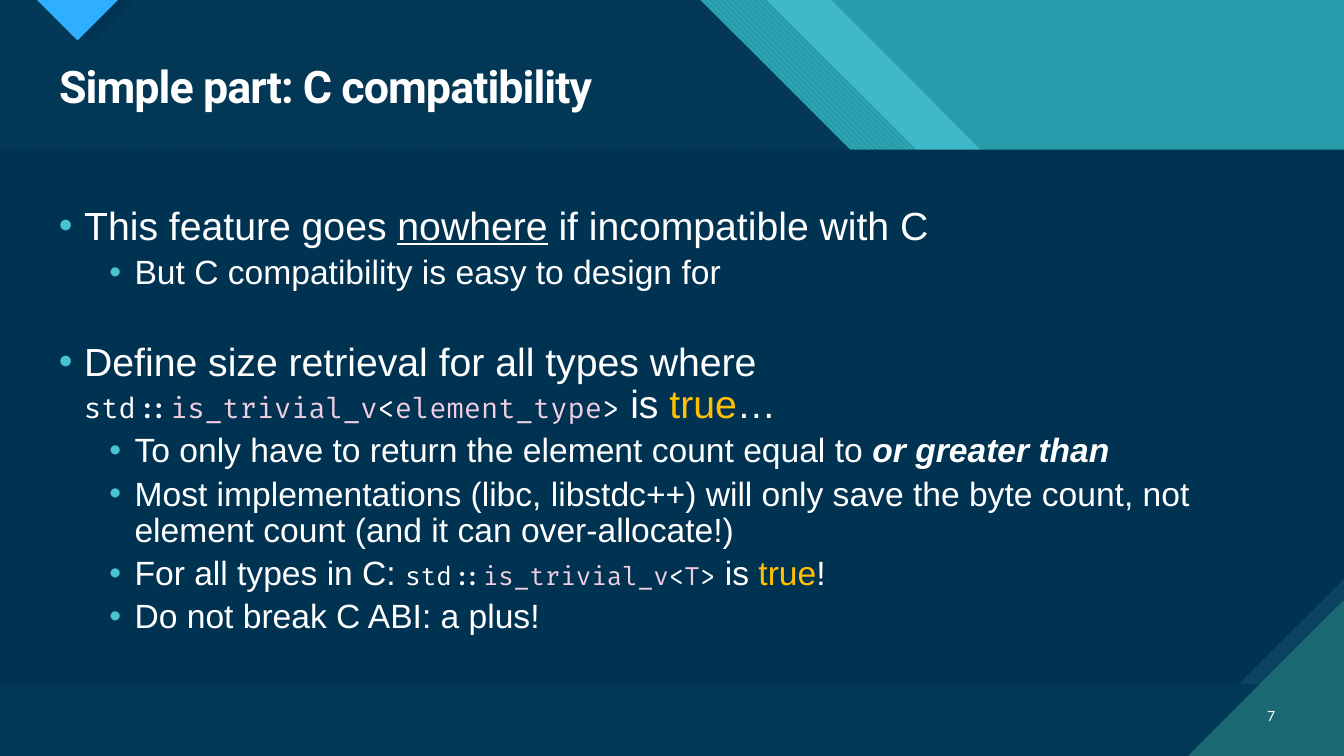
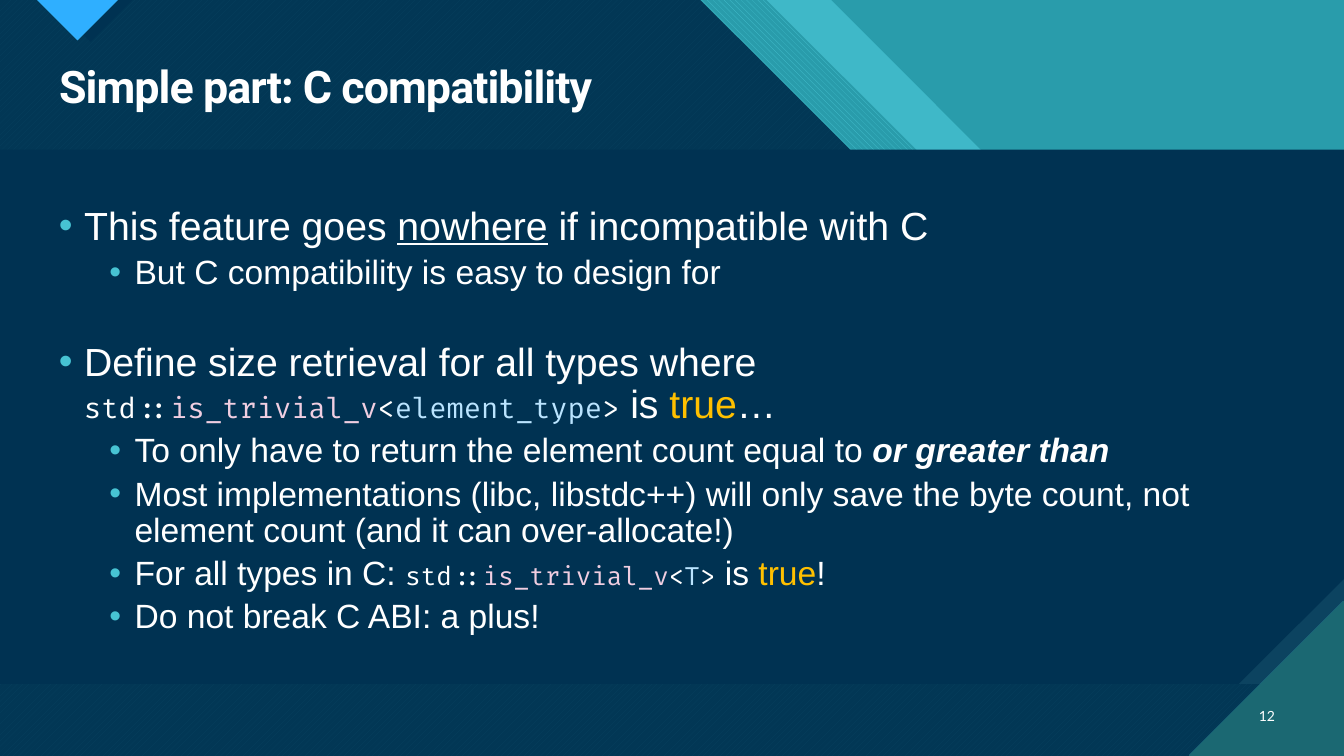
Before and after one commit to ThePhD/future_cxx, a slide deck: slide 12 of papers/presentations/source/d1039r2.pptx (slide 7 before the commit). Drawn at 1344x756 pixels with LibreOffice and Linux fonts; fonts in the diff are those of the drawing. Boxes give left, top, right and bottom in pixels: in the first picture for what was removed or moved away, otherwise in the second. Text is boxed around its words. In the diff, an @@ line names an element or a change of style, - is before the commit and + after.

```diff
--- a/papers/presentations/source/d1039r2.pptx
+++ b/papers/presentations/source/d1039r2.pptx
@@ text at bbox=[84, 347, 825, 592]: text colour #F0CEE1 to #BAE4FF in "std::is_trivial_v<element_type>", "std::is_trivial_v<T>" @@
@@ page number at bbox=[1259, 711, 1275, 721]: text changed @@
-7
+12
```
Also in this commit, not shown: 5 other slides changed, 6 slides added, 1 slide removed, 9 other files.
